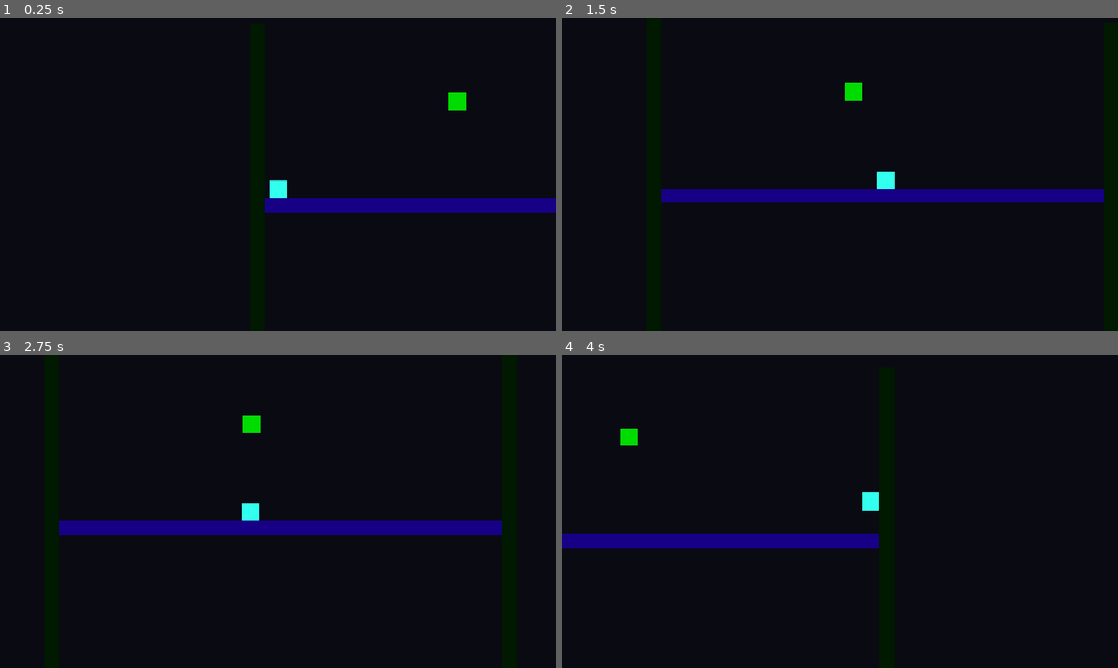
Above: before the commit, frames 1-4 (two rows, left to right).
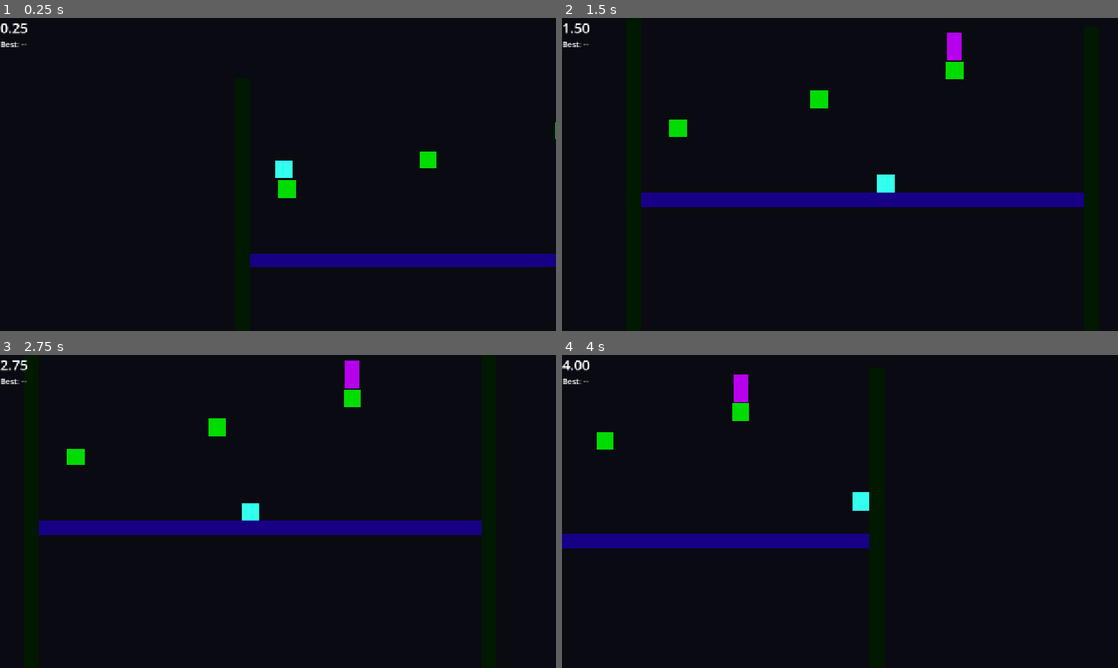
Above: after the commit, the same moments.

Repository: sadahamvishwanath/grapple-ghost
Game: Godot game, scene res://levels/Level2.tscn
Two runs of this game, one before a commit and one after it. Both use one fixed random seed, a clock stepped at 60 frames per second and the inputs below. This scene is started directly instead of the project's main scene.
Inputs (mouse positions are in pixels of both pictures, inside the frame that each line leads up to):
- Up to frame 1 (0.25 s): no input
- Up to frame 2 (1.5 s): move the mouse to (962, 158) at 0.52 s; hold D (move_right) from 0.53 s (still down); tap Shift (dash) at 0.6, 1.35 s; click (962, 158) at 0.67 s; tap Space (jump) at 0.77 s; move the mouse to (728, 190) at 1.27 s
- Up to frame 3 (2.75 s): tap Space (jump) at 1.52 s; move the mouse to (333, 442) at 2.02 s; release D (move_right) at 2.03 s; hold A (move_left) from 2.03 s (still down); tap Shift (dash) at 2.1 s
- Up to frame 4 (4 s): move the mouse to (812, 574) at 2.77 s; release A (move_left) at 2.78 s; hold D (move_right) from 2.78 s (still down); tap Shift (dash) at 2.85, 3.6 s; click (812, 574) at 2.92 s; tap Space (jump) at 3.02, 3.77 s; move the mouse to (1006, 558) at 3.52 s

The runs differ from the first frame. In frame 1, 5.7% of the frame differs, in the area x 0-100%, y 1-80%; in frame 2, 3.5%; in frame 3, 1.4%; in frame 4, 1.2%.

Commit message:
Add Level 1 to Level 5

Diff:
--- a/levels/Level1.tscn
+++ b/levels/Level1.tscn
@@ -13,6 +13,7 @@
 
 [node name="Level1" type="Node2D"]
 script = ExtResource("1_32mhh")
+level_number = 1
 
 [node name="Player" parent="." instance=ExtResource("1_6ovph")]
 position = Vector2(60, -70)
@@ -66,7 +67,7 @@
 color = Color(0.00189471, 0.0974868, 0.000839575, 1)
 
 [node name="Block" type="StaticBody2D" parent="."]
-position = Vector2(452, -240)
+position = Vector2(303, -228)
 
 [node name="CollisionShape2D" type="CollisionShape2D" parent="Block"]
 position = Vector2(20, 20)
--- a/levels/Level2.tscn
+++ b/levels/Level2.tscn
@@ -1,6 +1,9 @@
-[gd_scene load_steps=4 format=3 uid="uid://d4lysdqirk4t6"]
+[gd_scene load_steps=7 format=3 uid="uid://b7ghqbj5d2k2f"]
 
+[ext_resource type="Script" uid="uid://d0dfpyg5jty6p" path="res://scripts/Level.gd" id="1_1hrej"]
 [ext_resource type="PackedScene" uid="uid://bvoacsv0vkdl5" path="res://scenes/Player.tscn" id="1_gljt1"]
+[ext_resource type="PackedScene" uid="uid://c4gtvvljimfqm" path="res://ui/LevelHUD.tscn" id="3_wnytt"]
+[ext_resource type="PackedScene" uid="uid://dfk3uh07yqnt4" path="res://scenes/Exit.tscn" id="4_jiouf"]
 
 [sub_resource type="RectangleShape2D" id="RectangleShape2D_6ovph"]
 size = Vector2(1030, 32)
@@ -8,7 +11,9 @@
 [sub_resource type="RectangleShape2D" id="RectangleShape2D_bwv4p"]
 size = Vector2(40, 40)
 
-[node name="Level1" type="Node2D"]
+[node name="Level2" type="Node2D"]
+script = ExtResource("1_1hrej")
+level_number = 2
 
 [node name="Player" parent="." instance=ExtResource("1_gljt1")]
 position = Vector2(60, -70)
@@ -62,7 +67,7 @@
 color = Color(0.00189471, 0.0974868, 0.000839575, 1)
 
 [node name="Block" type="StaticBody2D" parent="."]
-position = Vector2(452, -240)
+position = Vector2(95, -164)
 
 [node name="CollisionShape2D" type="CollisionShape2D" parent="Block"]
 position = Vector2(20, 20)
@@ -72,3 +77,35 @@
 offset_right = 40.0
 offset_bottom = 40.0
 color = Color(0, 0.86269, 0, 1)
+
+[node name="Block2" type="StaticBody2D" parent="."]
+position = Vector2(419, -231)
+
+[node name="CollisionShape2D" type="CollisionShape2D" parent="Block2"]
+position = Vector2(20, 20)
+shape = SubResource("RectangleShape2D_bwv4p")
+
+[node name="ColorRect" type="ColorRect" parent="Block2"]
+offset_right = 40.0
+offset_bottom = 40.0
+color = Color(0, 0.86269, 0, 1)
+
+[node name="Block3" type="StaticBody2D" parent="."]
+position = Vector2(731, -298)
+
+[node name="CollisionShape2D" type="CollisionShape2D" parent="Block3"]
+position = Vector2(20, 20)
+shape = SubResource("RectangleShape2D_bwv4p")
+
+[node name="ColorRect" type="ColorRect" parent="Block3"]
+offset_right = 40.0
+offset_bottom = 40.0
+color = Color(0, 0.86269, 0, 1)
+
+[node name="SpawnPoint" type="Marker2D" parent="."]
+position = Vector2(107, -243)
+
+[node name="LevelHUD" parent="." instance=ExtResource("3_wnytt")]
+
+[node name="Exit" parent="." instance=ExtResource("4_jiouf")]
+position = Vector2(750, -332)
--- a/levels/Level3.tscn
+++ b/levels/Level3.tscn
@@ -1,6 +1,9 @@
-[gd_scene load_steps=4 format=3 uid="uid://dwwa8sns6uhao"]
+[gd_scene load_steps=7 format=3 uid="uid://h8vewfwre2tk"]
 
+[ext_resource type="Script" uid="uid://d0dfpyg5jty6p" path="res://scripts/Level.gd" id="1_3ns6d"]
 [ext_resource type="PackedScene" uid="uid://bvoacsv0vkdl5" path="res://scenes/Player.tscn" id="1_gq8fh"]
+[ext_resource type="PackedScene" uid="uid://c4gtvvljimfqm" path="res://ui/LevelHUD.tscn" id="3_mmhpo"]
+[ext_resource type="PackedScene" uid="uid://dfk3uh07yqnt4" path="res://scenes/Exit.tscn" id="4_rd3y7"]
 
 [sub_resource type="RectangleShape2D" id="RectangleShape2D_6ovph"]
 size = Vector2(1030, 32)
@@ -8,7 +11,9 @@
 [sub_resource type="RectangleShape2D" id="RectangleShape2D_bwv4p"]
 size = Vector2(40, 40)
 
-[node name="Level1" type="Node2D"]
+[node name="Level3" type="Node2D"]
+script = ExtResource("1_3ns6d")
+level_number = 3
 
 [node name="Player" parent="." instance=ExtResource("1_gq8fh")]
 position = Vector2(60, -70)
@@ -62,7 +67,7 @@
 color = Color(0.00189471, 0.0974868, 0.000839575, 1)
 
 [node name="Block" type="StaticBody2D" parent="."]
-position = Vector2(452, -240)
+position = Vector2(464, -58)
 
 [node name="CollisionShape2D" type="CollisionShape2D" parent="Block"]
 position = Vector2(20, 20)
@@ -72,3 +77,35 @@
 offset_right = 40.0
 offset_bottom = 40.0
 color = Color(0, 0.86269, 0, 1)
+
+[node name="Block2" type="StaticBody2D" parent="."]
+position = Vector2(462, -217)
+
+[node name="CollisionShape2D" type="CollisionShape2D" parent="Block2"]
+position = Vector2(20, 20)
+shape = SubResource("RectangleShape2D_bwv4p")
+
+[node name="ColorRect" type="ColorRect" parent="Block2"]
+offset_right = 40.0
+offset_bottom = 40.0
+color = Color(0, 0.86269, 0, 1)
+
+[node name="Block3" type="StaticBody2D" parent="."]
+position = Vector2(731, -298)
+
+[node name="CollisionShape2D" type="CollisionShape2D" parent="Block3"]
+position = Vector2(20, 20)
+shape = SubResource("RectangleShape2D_bwv4p")
+
+[node name="ColorRect" type="ColorRect" parent="Block3"]
+offset_right = 40.0
+offset_bottom = 40.0
+color = Color(0, 0.86269, 0, 1)
+
+[node name="SpawnPoint" type="Marker2D" parent="."]
+position = Vector2(107, -243)
+
+[node name="LevelHUD" parent="." instance=ExtResource("3_mmhpo")]
+
+[node name="Exit" parent="." instance=ExtResource("4_rd3y7")]
+position = Vector2(750, -332)
--- a/levels/Level4.tscn
+++ b/levels/Level4.tscn
@@ -1,6 +1,9 @@
-[gd_scene load_steps=4 format=3 uid="uid://d4dqkc75qadg5"]
+[gd_scene load_steps=7 format=3 uid="uid://578vp3nyyxfn"]
 
 [ext_resource type="PackedScene" uid="uid://bvoacsv0vkdl5" path="res://scenes/Player.tscn" id="1_rcoek"]
+[ext_resource type="Script" uid="uid://d0dfpyg5jty6p" path="res://scripts/Level.gd" id="1_xdnvt"]
+[ext_resource type="PackedScene" uid="uid://c4gtvvljimfqm" path="res://ui/LevelHUD.tscn" id="3_5d720"]
+[ext_resource type="PackedScene" uid="uid://dfk3uh07yqnt4" path="res://scenes/Exit.tscn" id="4_d02fo"]
 
 [sub_resource type="RectangleShape2D" id="RectangleShape2D_6ovph"]
 size = Vector2(1030, 32)
@@ -8,7 +11,9 @@
 [sub_resource type="RectangleShape2D" id="RectangleShape2D_bwv4p"]
 size = Vector2(40, 40)
 
-[node name="Level1" type="Node2D"]
+[node name="Level4" type="Node2D"]
+script = ExtResource("1_xdnvt")
+level_number = 4
 
 [node name="Player" parent="." instance=ExtResource("1_rcoek")]
 position = Vector2(60, -70)
@@ -62,7 +67,7 @@
 color = Color(0.00189471, 0.0974868, 0.000839575, 1)
 
 [node name="Block" type="StaticBody2D" parent="."]
-position = Vector2(452, -240)
+position = Vector2(204, -177)
 
 [node name="CollisionShape2D" type="CollisionShape2D" parent="Block"]
 position = Vector2(20, 20)
@@ -72,3 +77,35 @@
 offset_right = 40.0
 offset_bottom = 40.0
 color = Color(0, 0.86269, 0, 1)
+
+[node name="Block2" type="StaticBody2D" parent="."]
+position = Vector2(571, -182)
+
+[node name="CollisionShape2D" type="CollisionShape2D" parent="Block2"]
+position = Vector2(20, 20)
+shape = SubResource("RectangleShape2D_bwv4p")
+
+[node name="ColorRect" type="ColorRect" parent="Block2"]
+offset_right = 40.0
+offset_bottom = 40.0
+color = Color(0, 0.86269, 0, 1)
+
+[node name="Block3" type="StaticBody2D" parent="."]
+position = Vector2(731, -298)
+
+[node name="CollisionShape2D" type="CollisionShape2D" parent="Block3"]
+position = Vector2(20, 20)
+shape = SubResource("RectangleShape2D_bwv4p")
+
+[node name="ColorRect" type="ColorRect" parent="Block3"]
+offset_right = 40.0
+offset_bottom = 40.0
+color = Color(0, 0.86269, 0, 1)
+
+[node name="SpawnPoint" type="Marker2D" parent="."]
+position = Vector2(107, -243)
+
+[node name="LevelHUD" parent="." instance=ExtResource("3_5d720")]
+
+[node name="Exit" parent="." instance=ExtResource("4_d02fo")]
+position = Vector2(750, -332)
--- a/levels/Level5.tscn
+++ b/levels/Level5.tscn
@@ -1,6 +1,9 @@
-[gd_scene load_steps=4 format=3 uid="uid://c7us3og42vqnl"]
+[gd_scene load_steps=7 format=3 uid="uid://cjntypdypg5ns"]
 
 [ext_resource type="PackedScene" uid="uid://bvoacsv0vkdl5" path="res://scenes/Player.tscn" id="1_6vvgx"]
+[ext_resource type="Script" uid="uid://d0dfpyg5jty6p" path="res://scripts/Level.gd" id="1_llr4w"]
+[ext_resource type="PackedScene" uid="uid://c4gtvvljimfqm" path="res://ui/LevelHUD.tscn" id="3_t5yy7"]
+[ext_resource type="PackedScene" uid="uid://dfk3uh07yqnt4" path="res://scenes/Exit.tscn" id="4_c0r8l"]
 
 [sub_resource type="RectangleShape2D" id="RectangleShape2D_6ovph"]
 size = Vector2(1030, 32)
@@ -8,7 +11,9 @@
 [sub_resource type="RectangleShape2D" id="RectangleShape2D_bwv4p"]
 size = Vector2(40, 40)
 
-[node name="Level1" type="Node2D"]
+[node name="Level5" type="Node2D"]
+position = Vector2(3, 0)
+script = ExtResource("1_llr4w")
 
 [node name="Player" parent="." instance=ExtResource("1_6vvgx")]
 position = Vector2(60, -70)
@@ -62,7 +67,7 @@
 color = Color(0.00189471, 0.0974868, 0.000839575, 1)
 
 [node name="Block" type="StaticBody2D" parent="."]
-position = Vector2(452, -240)
+position = Vector2(170, -179)
 
 [node name="CollisionShape2D" type="CollisionShape2D" parent="Block"]
 position = Vector2(20, 20)
@@ -72,3 +77,23 @@
 offset_right = 40.0
 offset_bottom = 40.0
 color = Color(0, 0.86269, 0, 1)
+
+[node name="Block3" type="StaticBody2D" parent="."]
+position = Vector2(731, -298)
+
+[node name="CollisionShape2D" type="CollisionShape2D" parent="Block3"]
+position = Vector2(20, 20)
+shape = SubResource("RectangleShape2D_bwv4p")
+
+[node name="ColorRect" type="ColorRect" parent="Block3"]
+offset_right = 40.0
+offset_bottom = 40.0
+color = Color(0, 0.86269, 0, 1)
+
+[node name="SpawnPoint" type="Marker2D" parent="."]
+position = Vector2(107, -243)
+
+[node name="LevelHUD" parent="." instance=ExtResource("3_t5yy7")]
+
+[node name="Exit" parent="." instance=ExtResource("4_c0r8l")]
+position = Vector2(750, -332)
--- a/scripts/Level.gd
+++ b/scripts/Level.gd
@@ -1,6 +1,6 @@
 extends Node2D
 
-@export var level_number: int = 1
+@export var level_number: int = 5
 
 @onready var player: CharacterBody2D = $Player
 @onready var exit: Area2D = $Exit
